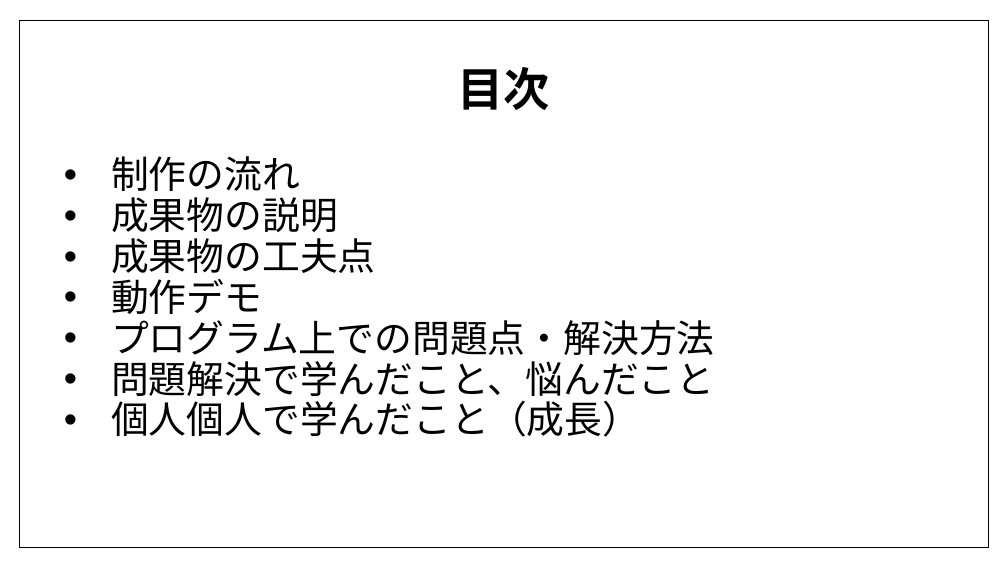
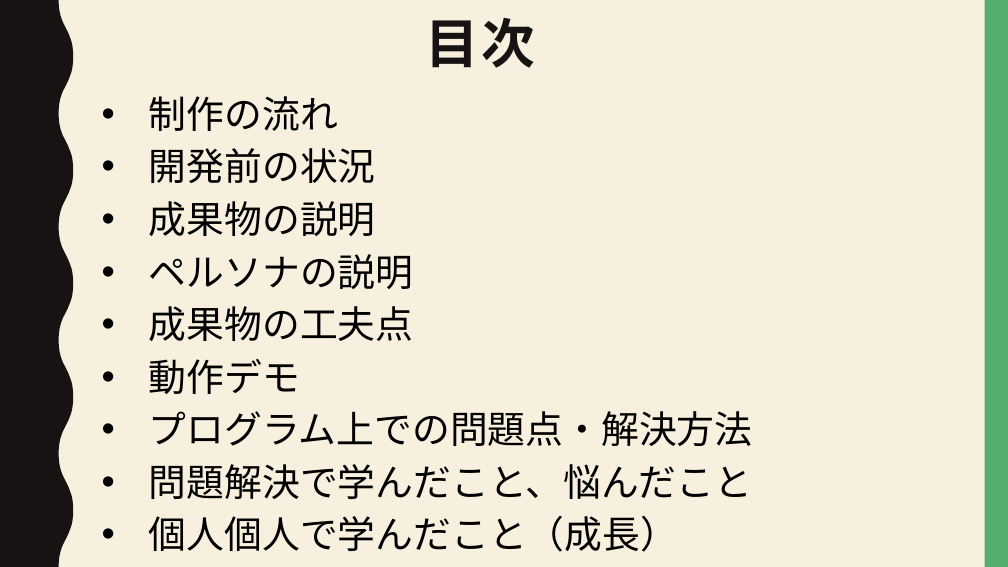
Before and after one commit to dojo2022/E-3, a slide deck: slide 3 of E3_配布資料/研修成果発表E3.pptx. Drawn at 1008x567 pixels with LibreOffice and Linux fonts; fonts in the diff are those of the drawing. Boxes give left, top, right and bottom in pixels: in the first picture for what was removed or moved away, otherwise in the second. Text is boxed around its words. In the diff, an @@ line names an element or a change of style, - is before the commit and + after.

```diff
--- a/E3_配布資料/研修成果発表E3.pptx
+++ b/E3_配布資料/研修成果発表E3.pptx
@@ background #FFFFFF to #F7F0DF @@
@@ freeform shape added at [0,0,73,567], fill #171312 @@
@@ rectangle removed at [19,20,988,547] @@
@@ title "目次": place and size @@
-title "目次" at [458,67,550,110]
+title "目次" at [426,18,535,68]
@@ title "目次" at [426,18,535,68]: size 44 to 51 pt, text colour #000000 to #171312, letter spacing 0 to 2 pt; vertical alignment middle to top @@
@@ rectangle added at [985,0,1008,567], fill #53AE6E @@
@@ text "制作の流れ": place and size @@
-text "制作の流れ" at [111,156,715,437]
+text "制作の流れ" at [149,148,753,552]
@@ text at [149,148,376,183]: paragraph added @@
+• 開発前の状況
@@ text at [149,201,753,552]: line spacing 0.9 to 50pt @@
@@ text at [149,254,414,289]: paragraph added @@
+• ペルソナの説明
```
Also in this commit, not shown: 9 other slides changed, 7 slides added, 1 other file.
